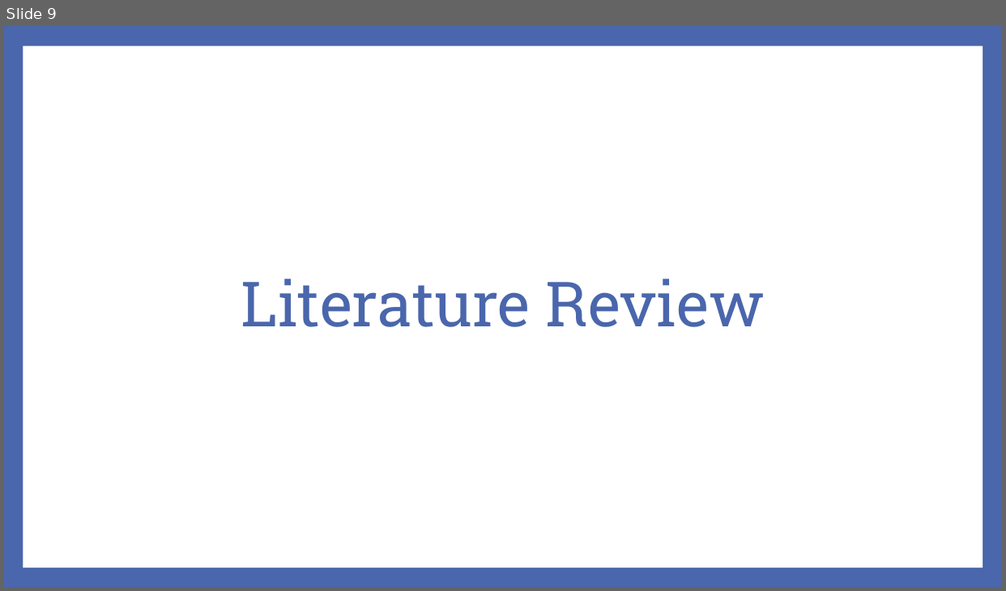
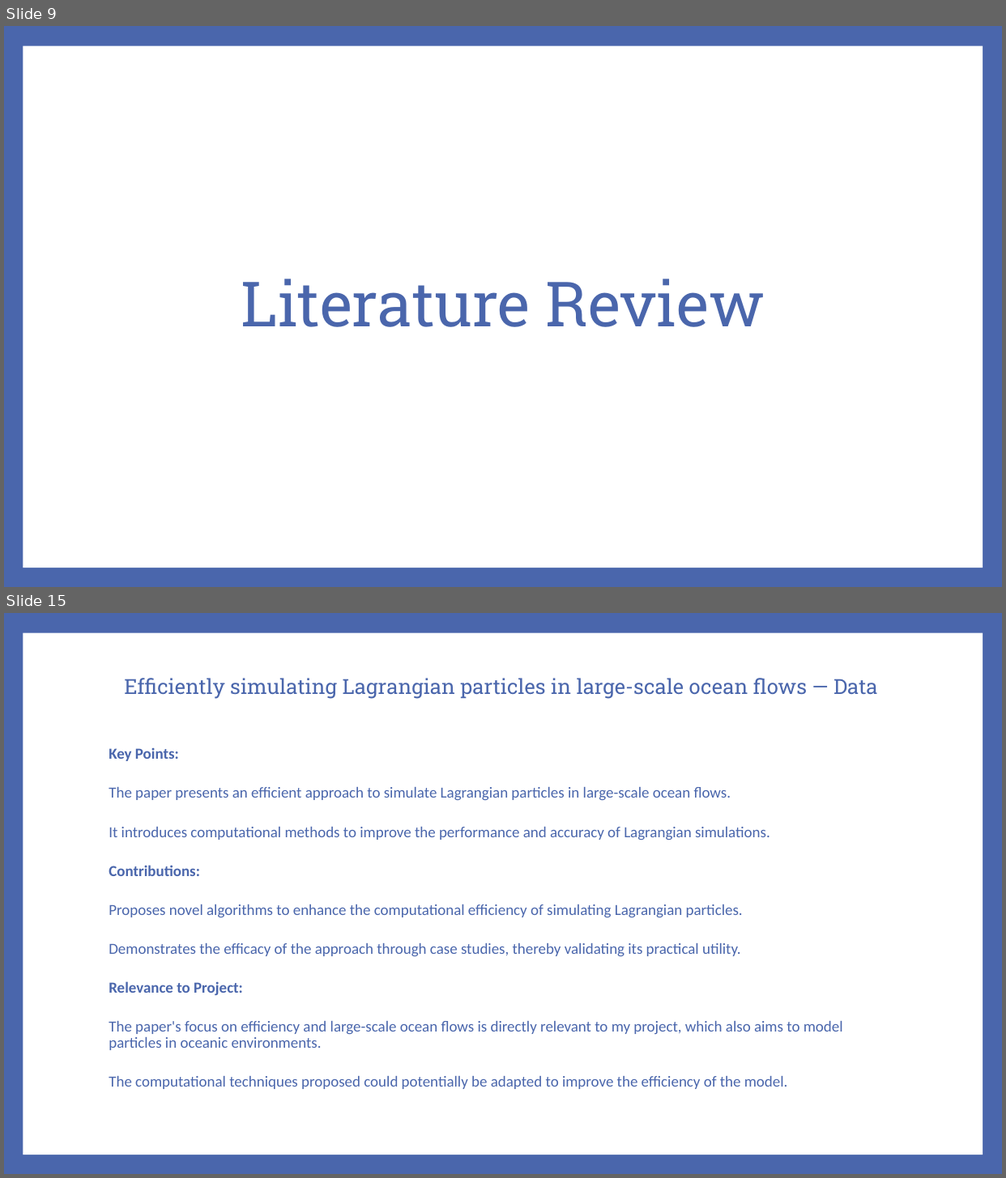
Before and after one commit to markdingli18/FYP_Mark_Dingli, a slide deck: Documents/FYP/powerpoint.pptx. Shown one above the other, each under a label of ours: slide 9 before the commit, slides 9 and 15 after it; the slides between them are not shown. The pictures are 1006x591 and 1006x1178 pixels, drawn with LibreOffice and Linux fonts; fonts in the diff are those of the drawing. Boxes give left, top, right and bottom in pixels: in the first picture for what was removed or moved away, otherwise in the second. Text is boxed around its words. In the diff, an @@ line names an element or a change of style, - is before the commit and + after.

```diff
--- a/Documents/FYP/powerpoint.pptx
+++ b/Documents/FYP/powerpoint.pptx
@@ slide 15 added at <box>4,613,1002,1174</box>, background #4A66AC; not listed: 1 template element that a slide beside it also shows @@
@@ title added at <box>124,678,878,699</box>, 20 pt, text #4A66AC @@
+Efficiently simulating Lagrangian particles in large-scale ocean flows — Data
@@ text added at <box>108,748,843,1089</box>, 14.8 pt, text #4A66AC @@
+Key Points:
+The paper presents an efficient approach to simulate Lagrangian particles in large-scale ocean flows.
+It introduces computational methods to improve the performance and accuracy of Lagrangian simulations.
+Contributions:
+Proposes novel algorithms to enhance the computational efficiency of simulating Lagrangian particles.
+Demonstrates the efficacy of the approach through case studies, thereby validating its practical utility.
+Relevance to Project:
+The paper's focus on efficiency and large-scale ocean flows is directly relevant to my project, which also aims to model particles in oceanic environments.
+The computational techniques proposed could potentially be adapted to improve the efficiency of the model.
```
Also in this commit, not shown: 1 slide changed, 16 other slides added, 1 slide removed.
